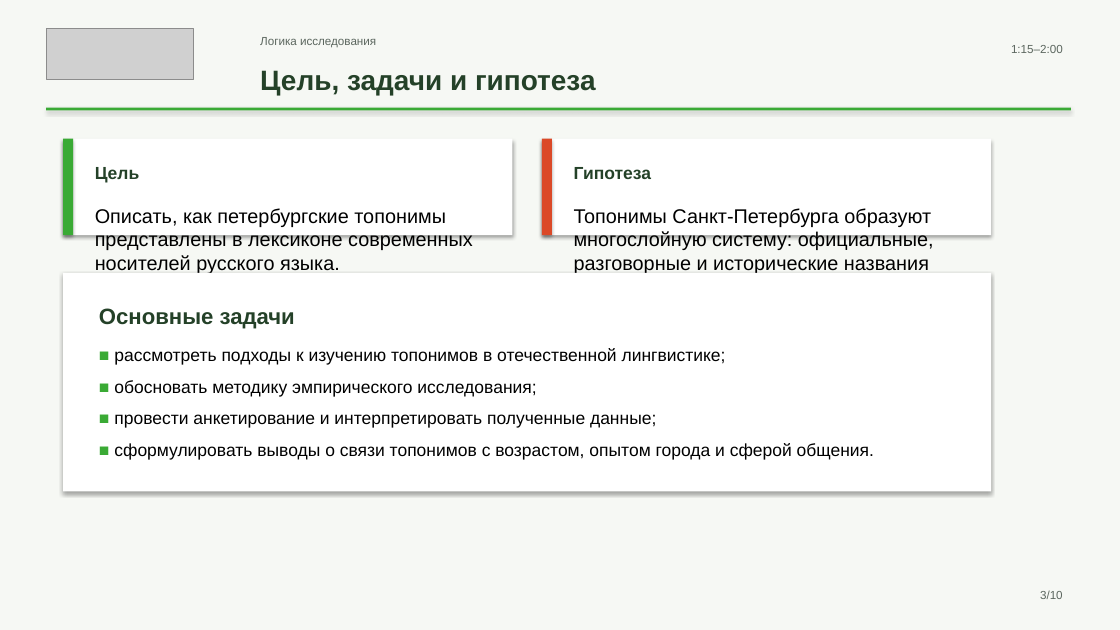
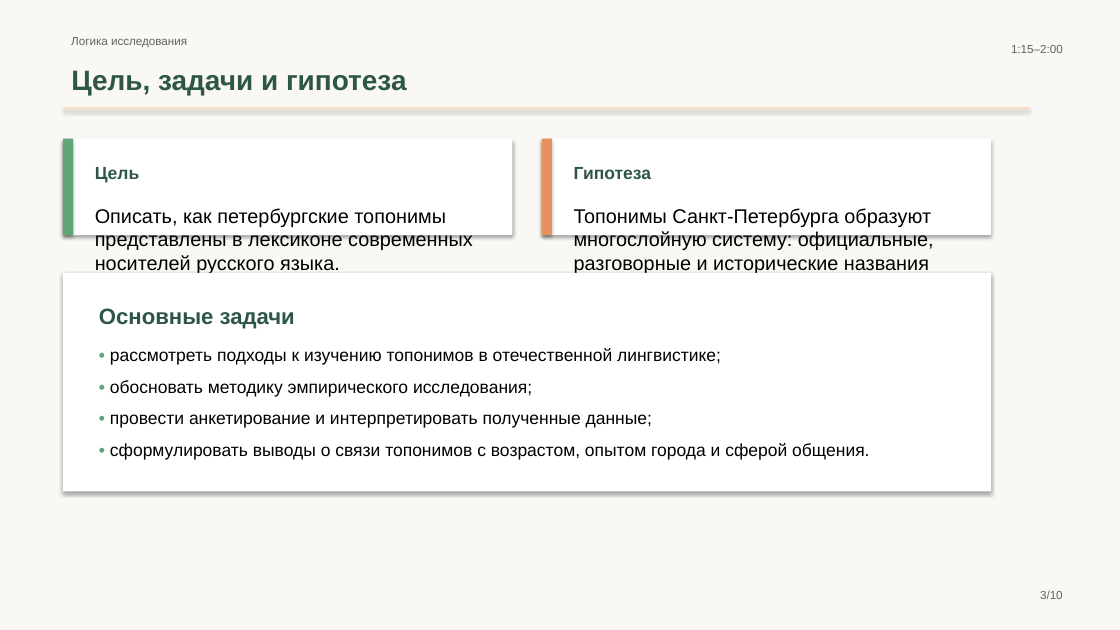
Before and after one commit to mdull2008/project, a slide deck: slide 3 of my_project.pptx. Drawn at 1120x630 pixels with LibreOffice and Linux fonts; fonts in the diff are those of the drawing; grey boxes stand for pictures. Boxes give left, top, right and bottom in pixels: in the first picture for what was removed or moved away, otherwise in the second. Text is boxed around its words. In the diff, an @@ line names an element or a change of style, - is before the commit and + after.

```diff
--- a/my_project.pptx
+++ b/my_project.pptx
@@ background #F6F8F4 to #FAF8F4 @@
@@ picture removed at (x1=46, y1=29, x2=193, y2=79) @@
@@ text "Логика исследования" moved from (x1=260, y1=37, x2=376, y2=48) to (x1=71, y1=37, x2=187, y2=48) @@
@@ text "Логика исследования" at (x1=71, y1=37, x2=187, y2=48): text colour #5C675F to #626262 @@
@@ text colour #244128 to #2D5644 in 4 elements at (x1=95, y1=167, x2=140, y2=183), (x1=574, y1=167, x2=651, y2=179), (x1=99, y1=308, x2=295, y2=329), (x1=71, y1=70, x2=407, y2=95) @@
@@ text "Цель, задачи и гипотеза" moved from (x1=260, y1=70, x2=596, y2=95) to (x1=71, y1=70, x2=407, y2=95) @@
@@ rectangle resized from (x1=46, y1=108, x2=1071, y2=111) to (x1=63, y1=108, x2=1029, y2=110) @@
@@ rectangle at (x1=63, y1=108, x2=1029, y2=110): fill #3AAA35 to #F8DCC6 @@
@@ rectangle at (x1=63, y1=139, x2=73, y2=235): fill #3AAA35 to #60A678 @@
@@ rectangle at (x1=542, y1=139, x2=552, y2=235): fill #DB4928 to #E6915F @@
@@ text at (x1=110, y1=348, x2=869, y2=460): text changed @@
-■ рассмотреть подходы к изучению топонимов в отечественной лингвистике;
-■ обосновать методику эмпирического исследования;
-■ провести анкетирование и интерпретировать полученные данные;
-■ сформулировать выводы о связи топонимов с возрастом, опытом города и сферой общения.
+• рассмотреть подходы к изучению топонимов в отечественной лингвистике;
+• обосновать методику эмпирического исследования;
+• провести анкетирование и интерпретировать полученные данные;
+• сформулировать выводы о связи топонимов с возрастом, опытом города и сферой общения.
```
Also in this commit, not shown: 9 other slides changed.
